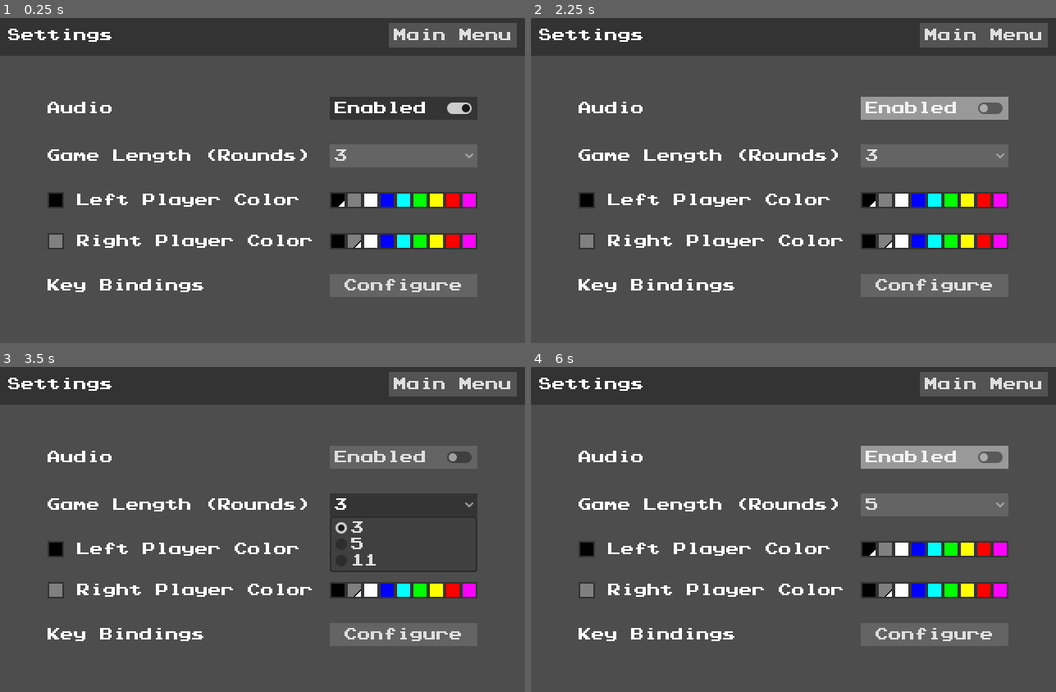
Above: before the commit, frames 1-4 (two rows, left to right).
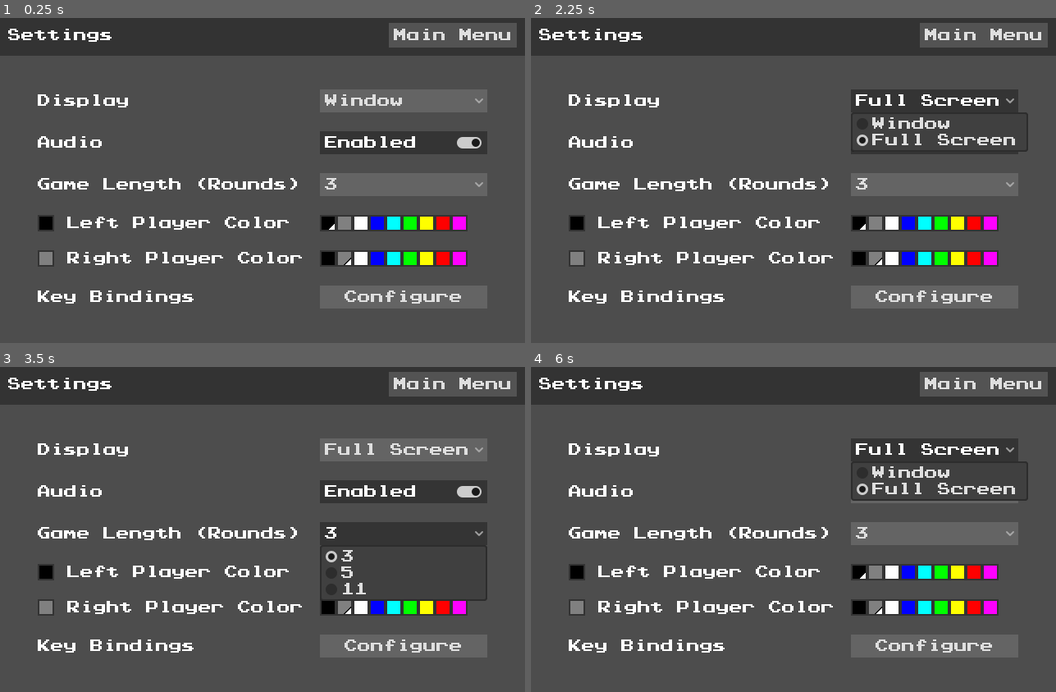
Above: after the commit, the same moments.

Repository: omniuni/Godot_Pong_Gong
Game: Godot game, scene res://Scenes/screen_settings.tscn
Two runs of this game, one before a commit and one after it. Both use one fixed random seed, a clock stepped at 60 frames per second and the inputs below. This scene is started directly instead of the project's main scene.
Inputs (mouse positions are in pixels of both pictures, inside the frame that each line leads up to):
- Up to frame 1 (0.25 s): no input
- Up to frame 2 (2.25 s): click (935, 102) at 0.5 s, where only the run after the commit has a clickable "Window"; click "Enabled" at 1.25 s; click (935, 102) at 2 s, where only the run after the commit has a clickable "Full Screen"
- Up to frame 3 (3.5 s): click "3" at 2.75 s
- Up to frame 4 (6 s): click (867, 549) at 3.52 s; click "5" (after the commit: "3") at 4.25 s; click "Enabled" at 5 s; click (935, 451) at 5.75 s, where only the run after the commit has a clickable "Full Screen"

The runs differ from the first frame. In frame 1, 16% of the frame differs, in the area x 7-93%, y 23-88%; in frame 2, 16%, in the area x 7-95%, y 21-88%; in frame 3, 13%; in frame 4, 16%.

Commit message:
Implement full screen setting

Diff:
--- a/Scenes/screen_main.tscn
+++ b/Scenes/screen_main.tscn
@@ -87,7 +87,8 @@
 offset_right = 310.0
 offset_bottom = 100.0
 theme_override_colors/font_color = Color(1, 0, 0, 1)
-theme_override_font_sizes/font_size = 21
+theme_override_constants/outline_size = 2
+theme_override_font_sizes/font_size = 24
 text = "0"
 horizontal_alignment = 1
 vertical_alignment = 1
@@ -99,7 +100,8 @@
 offset_right = 380.0
 offset_bottom = 100.0
 theme_override_colors/font_color = Color(0, 0.166667, 1, 1)
-theme_override_font_sizes/font_size = 21
+theme_override_constants/outline_size = 2
+theme_override_font_sizes/font_size = 24
 text = "0"
 horizontal_alignment = 1
 vertical_alignment = 1
@@ -127,10 +129,10 @@
 [node name="LabelRounds" type="Label" parent="."]
 layout_mode = 0
 offset_left = 180.0
-offset_top = 16.0
-offset_right = 352.0
+offset_top = 10.0
+offset_right = 370.0
 offset_bottom = 40.0
-theme_override_font_sizes/font_size = 10
+theme_override_font_sizes/font_size = 8
 text = "Round 0 of 0"
 horizontal_alignment = 1
 vertical_alignment = 1
--- a/Scenes/screen_settings.tscn
+++ b/Scenes/screen_settings.tscn
@@ -25,16 +25,29 @@
 layout_mode = 1
 anchors_preset = 10
 anchor_right = 1.0
-offset_top = 100.0
-offset_bottom = 148.0
+offset_top = 50.0
+offset_bottom = 400.0
 grow_horizontal = 2
 
 [node name="GridContainer" type="GridContainer" parent="CenterContainer"]
 layout_mode = 2
 size_flags_horizontal = 0
 theme_override_constants/h_separation = 20
-theme_override_constants/v_separation = 30
+theme_override_constants/v_separation = 23
 columns = 2
+
+[node name="DisplayLabel" type="Label" parent="CenterContainer/GridContainer"]
+layout_mode = 2
+text = "Display"
+
+[node name="DisplayOptions" type="OptionButton" parent="CenterContainer/GridContainer"]
+layout_mode = 2
+selected = 0
+item_count = 2
+popup/item_0/text = "Window"
+popup/item_0/id = 0
+popup/item_1/text = "Full Screen"
+popup/item_1/id = 1
 
 [node name="AudioLabel" type="Label" parent="CenterContainer/GridContainer"]
 layout_mode = 2
@@ -104,6 +117,7 @@
 layout_mode = 2
 text = "Configure"
 
+[connection signal="item_selected" from="CenterContainer/GridContainer/DisplayOptions" to="." method="_on_display_options_item_selected"]
 [connection signal="toggled" from="CenterContainer/GridContainer/AudioCheck" to="." method="_on_audio_check_toggled"]
 [connection signal="item_selected" from="CenterContainer/GridContainer/OptionGameRounds" to="." method="_on_option_game_rounds_item_selected"]
 [connection signal="On_Color_Selected" from="CenterContainer/GridContainer/ItemColorListP1" to="." method="_on_item_color_list_p_1_on_color_selected"]
--- a/Scripts/game_settings.gd
+++ b/Scripts/game_settings.gd
@@ -1,4 +1,10 @@
 extends SaveableNode
+
+var Display_Fullscreen: bool = false:
+	set(value):
+		Display_Fullscreen = value
+		_save()
+		pass
 
 var Audio_Enabled: bool = true:
 	set(value):
@@ -48,3 +54,11 @@
 	if event_string == null:
 		event_string = ""
 	return event_string
+
+func apply_display() -> void:
+	var current_mode = DisplayServer.window_get_mode()
+	if Display_Fullscreen and current_mode != DisplayServer.WINDOW_MODE_FULLSCREEN:
+		DisplayServer.window_set_mode(DisplayServer.WINDOW_MODE_FULLSCREEN)
+	if not Display_Fullscreen and current_mode == DisplayServer.WINDOW_MODE_FULLSCREEN:
+		DisplayServer.window_set_mode(DisplayServer.WINDOW_MODE_WINDOWED)
+	pass
--- a/Scripts/screen_menu.gd
+++ b/Scripts/screen_menu.gd
@@ -1,6 +1,7 @@
 extends Control
 
 func _ready() -> void:
+	GameSettings.apply_display()
 	# No way to "Exit" on the web.
 	var button_exit: Button = $MarginContainer/VBoxContainer/VBoxOptions/ButtonExit
 	button_exit.visible = OS.get_name() != "Web"
--- a/Scripts/screen_settings.gd
+++ b/Scripts/screen_settings.gd
@@ -7,11 +7,24 @@
 func _ready():
 	ui_setup_complete = false
 	GameSettings._Enable_Saving = false
+	update_display()
 	update_audio_toggle()
 	update_player_colors()
 	update_rounds()
 	ui_setup_complete = true
 	GameSettings._Enable_Saving = true
+	pass
+
+func update_display():
+	var options_display: OptionButton = $CenterContainer/GridContainer/DisplayOptions
+	if GameSettings.Display_Fullscreen:
+		for item_index: int in options_display.item_count:
+			var item_text: String = options_display.get_item_text(item_index)
+			if item_text.to_lower().contains("full"): options_display.select(item_index)
+	else:
+		for item_index: int in options_display.item_count:
+			var item_text: String = options_display.get_item_text(item_index)
+			if item_text.to_lower().contains("window"): options_display.select(item_index)
 	pass
 
 func update_audio_toggle():
@@ -31,11 +44,11 @@
 	pass
 
 func update_rounds():
-	var optionsRounds: OptionButton = $CenterContainer/GridContainer/OptionGameRounds
-	for item_index: int in optionsRounds.item_count:
-		var item_text: String = optionsRounds.get_item_text(item_index)
+	var options_rounds: OptionButton = $CenterContainer/GridContainer/OptionGameRounds
+	for item_index: int in options_rounds.item_count:
+		var item_text: String = options_rounds.get_item_text(item_index)
 		if item_text == str(GameSettings.Rounds):
-			optionsRounds.select(item_index)
+			options_rounds.select(item_index)
 	pass
 
 func _on_audio_check_toggled(toggled_on: bool) -> void:
@@ -62,11 +75,20 @@
 	pass
 
 func _on_option_game_rounds_item_selected(index: int) -> void:
-	var optionsRounds: OptionButton = $CenterContainer/GridContainer/OptionGameRounds
-	var valueInt: int = int(optionsRounds.get_item_text(index))
-	GameSettings.Rounds = valueInt
+	var options_rounds: OptionButton = $CenterContainer/GridContainer/OptionGameRounds
+	var value_int: int = int(options_rounds.get_item_text(index))
+	GameSettings.Rounds = value_int
 	if ui_setup_complete:
 		Beeper.play_ui()
+	pass
+
+func _on_display_options_item_selected(index: int) -> void:
+	var options_display: OptionButton = $CenterContainer/GridContainer/DisplayOptions
+	var value_string: String = options_display.get_item_text(index).to_lower()
+	GameSettings.Display_Fullscreen = value_string.contains("full")
+	if ui_setup_complete:
+		Beeper.play_ui()
+	GameSettings.apply_display()
 	pass
 
 func _on_button_kb_configure_pressed() -> void:
